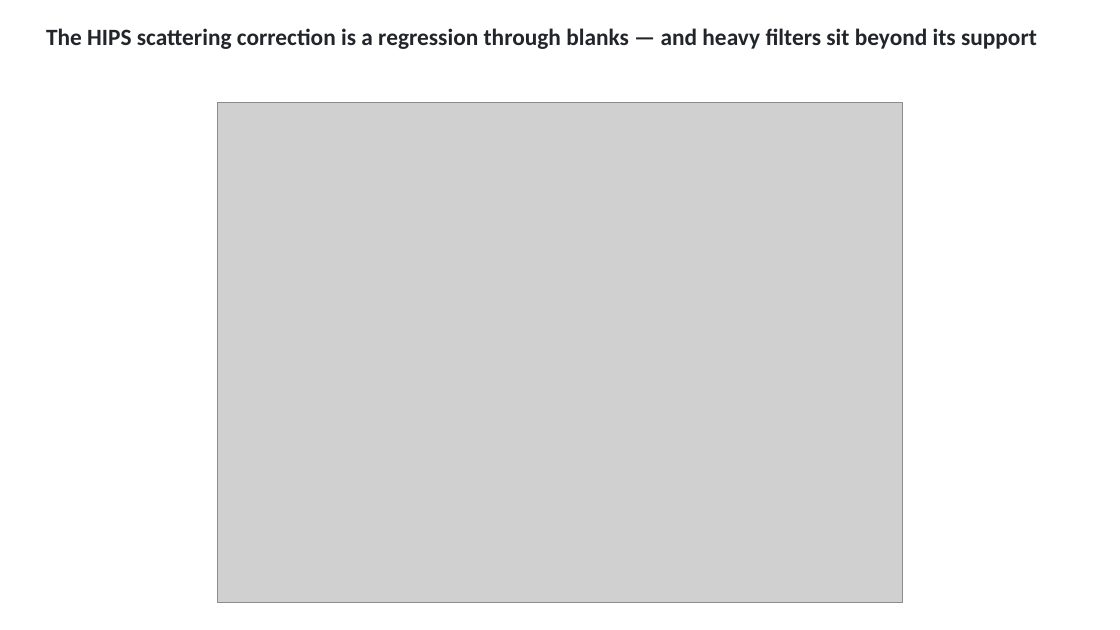
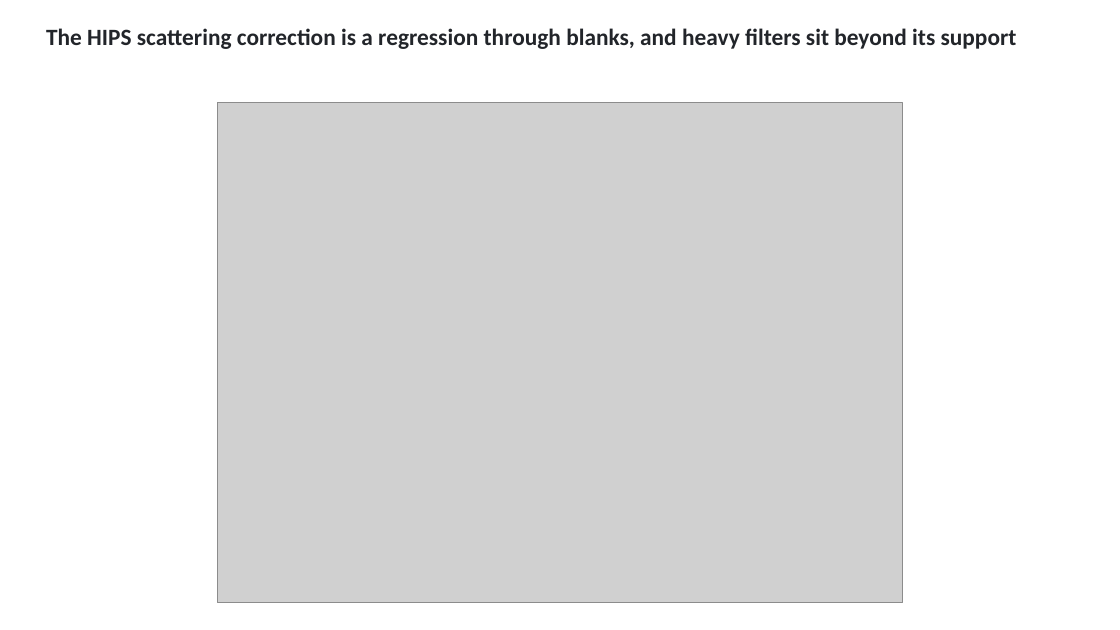
Before and after one commit to ahzs645/aethmodular, a slide deck: slide 15 of deliverables/ftir_group_2026-08-27/ftir_group_2026-08-27.pptx (slide 16 before the commit). Drawn at 1120x630 pixels with LibreOffice and Linux fonts; fonts in the diff are those of the drawing; grey boxes stand for pictures. Boxes give left, top, right and bottom in pixels: in the first picture for what was removed or moved away, otherwise in the second. Text is boxed around its words. In the diff, an @@ line names an element or a change of style, - is before the commit and + after.

```diff
--- a/deliverables/ftir_group_2026-08-27/ftir_group_2026-08-27.pptx
+++ b/deliverables/ftir_group_2026-08-27/ftir_group_2026-08-27.pptx
@@ text at [46, 28, 1017, 49]: text changed @@
-The HIPS scattering correction is a regression through blanks — and heavy filters sit beyond its support
+The HIPS scattering correction is a regression through blanks, and heavy filters sit beyond its support
```
Also in this commit, not shown: 22 other slides changed, 3 slides added, 2 slides removed, 6 other files.
